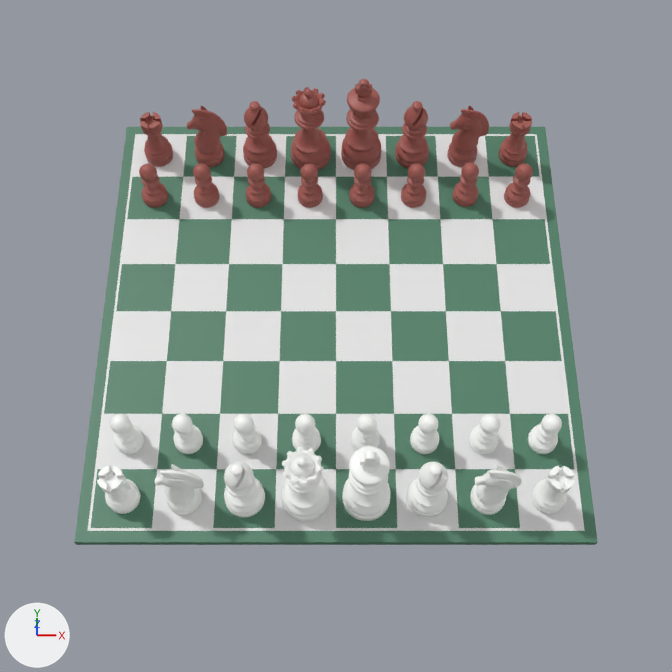
The Blender file assets/blender/scene.blend, before and after one commit.
Before and after are seen from the file's camera 'Front Camera'. The lights are fixed; the arrows at lower left show +X, +Y and +Z. The first picture is the older version.
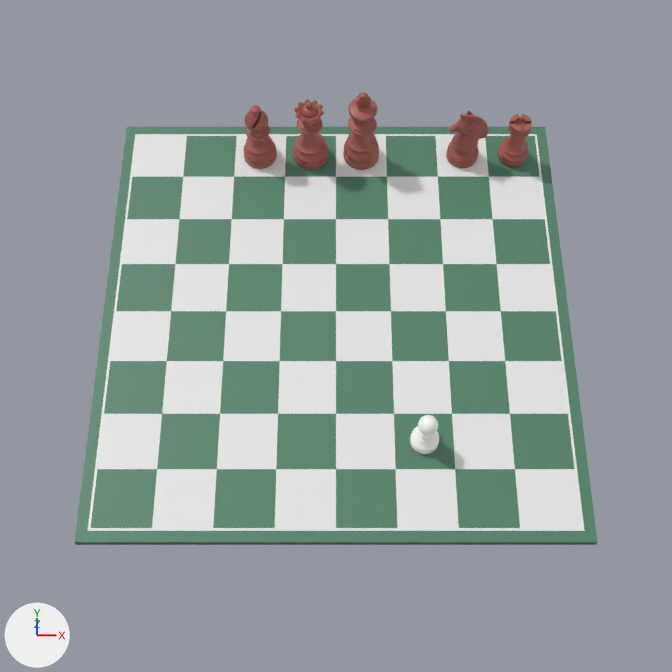
Where the change shows, as pixel boxes [x1, y1, x2, y2] in the pictures (672 x 672 px):
'King.001', deleted
    before: [342, 446, 391, 521]
'King', rescaled (10% narrower, 14% shorter)
    before: [341, 79, 381, 170]
    after: [343, 92, 379, 170]
'Queen.001', deleted
    before: [282, 447, 330, 521]
'Queen', rescaled (12% narrower, 14% shorter)
    before: [291, 87, 331, 170]
    after: [293, 99, 328, 170]
'Bishop.002', deleted
    before: [407, 462, 448, 518]
'Bishop.003', deleted
    before: [224, 462, 265, 518]
'Knight', rescaled (6% shorter)
    before: [447, 106, 489, 167]
    after: [446, 111, 488, 168]
'Bishop', rescaled
    before: [243, 101, 277, 169]
    after: [244, 105, 277, 169]
'Bishop.001', deleted (brown)
    before: [395, 101, 429, 169]
'Knight.003', deleted
    before: [470, 464, 522, 515]
'Knight.001', deleted (brown)
    before: [187, 106, 227, 167]
'Knight.002', deleted
    before: [155, 464, 204, 515]
'Rook.002', deleted
    before: [97, 466, 140, 514]
'Rook.001', deleted
    before: [532, 466, 575, 514]
'Rook', rescaled
    before: [499, 112, 532, 167]
    after: [498, 114, 532, 167]
'Rook.003', deleted (brown)
    before: [140, 112, 173, 167]
'Pawn.002', deleted
    before: [528, 414, 562, 454]
'Pawn.007', deleted
    before: [110, 414, 144, 454]
'Pawn.001', deleted
    before: [469, 414, 500, 454]
'Pawn.006', deleted
    before: [172, 414, 203, 454]
'Pawn', rescaled
    before: [410, 414, 439, 454]
    after: [410, 415, 439, 454]
'Pawn.005', deleted
    before: [233, 414, 262, 454]
'Pawn.008', deleted
    before: [504, 163, 533, 208]
'Pawn.015', deleted
    before: [139, 163, 168, 208]
'Pawn.009', deleted
    before: [452, 163, 479, 207]
'Pawn.014', deleted
    before: [193, 163, 220, 208]
'Pawn.010', deleted
    before: [401, 163, 426, 208]
'Pawn.013', deleted
    before: [246, 163, 271, 208]
'Pawn.011', deleted
    before: [349, 163, 374, 208]
'Pawn.012', deleted
    before: [298, 163, 323, 208]
'Pawn.004', deleted
    before: [292, 414, 321, 452]
'Pawn.003', deleted
    before: [351, 414, 380, 451]

Patch to the scene script:
```diff
--- a/assets/blender/scene.blend.py
+++ b/assets/blender/scene.blend.py
@@ ob_bishop @@
 ob_bishop.rotation_euler = (0.0, 0.0, 1.565)  # degrees (0, 0, 90)
+ob_bishop.scale = (0.978, 0.978, 0.929)
@@ ob_king @@
 ob_king.rotation_euler = (0.0, 0.0, 1.565)  # degrees (0, 0, 90)
+ob_king.scale = (0.893, 0.893, 0.839)
 _m = ob_king.modifiers.new('Subdivision', 'SUBSURF')
@@ ob_knight @@
 ob_knight.rotation_euler = (0.0, 0.0, -1.572)  # degrees (0, 0, -90)
-ob_knight.scale = (0.865, 0.865, 0.91)
+ob_knight.scale = (0.865, 0.865, 0.815)
 _m = ob_knight.modifiers.new('Subdivision', 'SUBSURF')
@@ ob_pawn @@
 ob_pawn.rotation_euler = (0.0, 0.0, -1.577)  # degrees (0, 0, -90)
+ob_pawn.scale = (1.0, 1.0, 0.937)
 _m = ob_pawn.modifiers.new('Subdivision', 'SUBSURF')
@@ ob_queen @@
 ob_queen.rotation_euler = (0.0, 0.0, 1.565)  # degrees (0, 0, 90)
+ob_queen.scale = (0.881, 0.881, 0.822)
 _m = ob_queen.modifiers.new('Subdivision', 'SUBSURF')
@@ ob_rook @@
 ob_rook.rotation_euler = (0.0, 0.0, 1.565)  # degrees (0, 0, 90)
-ob_rook.scale = (0.816, 0.816, 0.892)
+ob_rook.scale = (0.861, 0.861, 0.836)
 ob_rook.material_slots[0].link = 'OBJECT'; ob_rook.material_slots[0].material = mat_black_piece
@@ ob_pawn_001 @@
-ob_pawn_001 = bpy.data.objects.new('Pawn.001', me_pawn_mesh)
@@ ob_pawn_002 @@
-ob_pawn_002 = bpy.data.objects.new('Pawn.002', me_pawn_mesh)
@@ ob_pawn_003 @@
-ob_pawn_003 = bpy.data.objects.new('Pawn.003', me_pawn_mesh)
@@ ob_pawn_004 @@
-ob_pawn_004 = bpy.data.objects.new('Pawn.004', me_pawn_mesh)
@@ ob_pawn_005 @@
-ob_pawn_005 = bpy.data.objects.new('Pawn.005', me_pawn_mesh)
@@ ob_pawn_006 @@
-ob_pawn_006 = bpy.data.objects.new('Pawn.006', me_pawn_mesh)
@@ ob_pawn_007 @@
-ob_pawn_007 = bpy.data.objects.new('Pawn.007', me_pawn_mesh)
@@ ob_pawn_008 @@
-ob_pawn_008 = bpy.data.objects.new('Pawn.008', me_pawn_mesh)
@@ ob_pawn_009 @@
-ob_pawn_009 = bpy.data.objects.new('Pawn.009', me_pawn_mesh)
@@ ob_pawn_010 @@
-ob_pawn_010 = bpy.data.objects.new('Pawn.010', me_pawn_mesh)
@@ ob_pawn_011 @@
-ob_pawn_011 = bpy.data.objects.new('Pawn.011', me_pawn_mesh)
@@ ob_pawn_012 @@
-ob_pawn_012 = bpy.data.objects.new('Pawn.012', me_pawn_mesh)
@@ ob_pawn_013 @@
-ob_pawn_013 = bpy.data.objects.new('Pawn.013', me_pawn_mesh)
@@ ob_pawn_014 @@
-ob_pawn_014 = bpy.data.objects.new('Pawn.014', me_pawn_mesh)
@@ ob_pawn_015 @@
-ob_pawn_015 = bpy.data.objects.new('Pawn.015', me_pawn_mesh)
@@ ob_knight_001 @@
-ob_knight_001 = bpy.data.objects.new('Knight.001', me_knight_mesh)
@@ ob_knight_002 @@
-ob_knight_002 = bpy.data.objects.new('Knight.002', me_knight_mesh)
@@ ob_knight_003 @@
-ob_knight_003 = bpy.data.objects.new('Knight.003', me_knight_mesh)
@@ ob_rook_001 @@
-ob_rook_001 = bpy.data.objects.new('Rook.001', me_rook_mesh)
@@ ob_rook_002 @@
-ob_rook_002 = bpy.data.objects.new('Rook.002', me_rook_mesh)
@@ ob_rook_003 @@
-ob_rook_003 = bpy.data.objects.new('Rook.003', me_rook_mesh)
@@ ob_bishop_001 @@
-ob_bishop_001 = bpy.data.objects.new('Bishop.001', me_bishop_mesh)
@@ ob_bishop_002 @@
-ob_bishop_002 = bpy.data.objects.new('Bishop.002', me_bishop_mesh)
@@ ob_bishop_003 @@
-ob_bishop_003 = bpy.data.objects.new('Bishop.003', me_bishop_mesh)
@@ ob_king_001 @@
-ob_king_001 = bpy.data.objects.new('King.001', me_king_mesh)
@@ ob_queen_001 @@
-ob_queen_001 = bpy.data.objects.new('Queen.001', me_queen_mesh)
```
